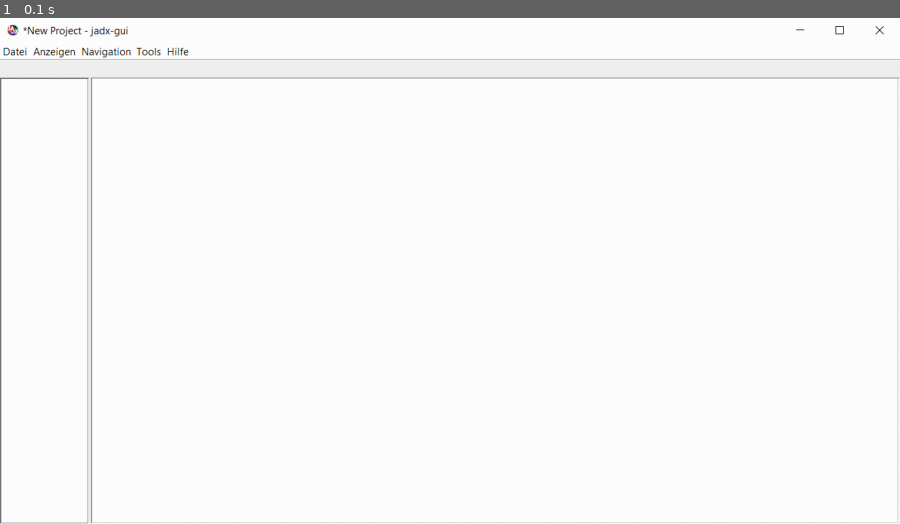
Above: before the commit, frame 1.
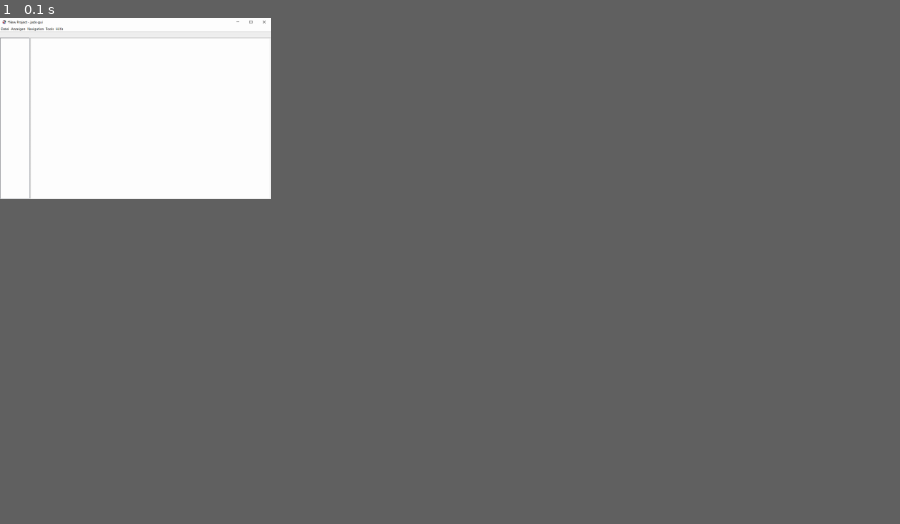
Above: after the commit, the same moment.

Repository: pdeubel/MonkeyTestingDummyApp
Game: pygame game, started from main.py
The game is run twice, just before and just after one commit, with the same random seed, the same clock (stepped at 60 frames per second) and the same inputs.
Inputs:
- Up to frame 1 (0.1 s): no input
In our replay, the window is 900x506 before the commit and 271x181 after it. These sizes can differ from the game's own. Grey fills any space a smaller window leaves; there, only what the larger window draws over its background counts as a difference.

The runs differ from the first frame. In frame 1, 1.9% of the frame differs, in the area x 0-100%, y 0-100%.

Commit message:
Change resolution to 400x268, add initial version of preferences window

Diff:
--- a/src/Application2.py
+++ b/src/Application2.py
@@ -27,6 +27,8 @@
         main_window_array = MatrixUtils.get_numpy_array_of_image('resources/drawables/main_window.png')
 
         uber_window_array = MatrixUtils.get_numpy_array_of_image('resources/drawables/window_über.png')
+
+        preferences_window_array = MatrixUtils.get_numpy_array_of_image('resources/drawables/window_preferences.png')
         close_uber_window_button_array = MatrixUtils.get_numpy_array_of_image(
             'resources/drawables/close_über_window_button.png')
         close_button_array = MatrixUtils.get_numpy_array_of_image(
@@ -81,6 +83,7 @@
 
         # Initialize components
         # --------------------------------------------------------------------------------------------------
+        """
         close_button = Button(close_button_array, np.array([242, 1]), reward=2, on_click_listener=close_window)
         close_uber_button = Button(close_uber_window_button_array, np.array([2, 259]), reward=2, on_click_listener=close_window)
         uber_window = Window(uber_window_array, [close_uber_button, close_button], np.array([818, 369]))
@@ -152,7 +155,80 @@
                                                dropdown_hilfe_clicked_array, reward=2)
 
         main_window_children.append(dropdown_button_hilfe)
-
+        """
+        close_button = Button(close_button_array, np.array([81, 0]), reward=2, on_click_listener=close_window)
+        close_uber_button = Button(close_uber_window_button_array, np.array([1, 86]), reward=2,
+                                   on_click_listener=close_window)
+        #uber_window = Window(uber_window_array, [close_uber_button, close_button], np.array([273, 123]))
+        uber_window = Window(preferences_window_array, [], np.array([2, 2]))
+
+        next_pos = 0
+        main_window_children = []
+
+        dropdown_button_datei_children = []
+        for i in range(0, 10):
+            dropdown_button_datei_children.append(
+                MenuButton(menu_button_other_unclicked_array, menu_button_other_clicked_array,
+                           reward=2))
+
+        dropdown_button_datei = DropdownButton(dropdown_datei_unclicked_array, np.array([next_pos, 12]),
+                                               dropdown_button_datei_children, self,
+                                               dropdown_datei_clicked_array, reward=2)
+
+        next_pos += dropdown_button_datei.width
+        main_window_children.append(dropdown_button_datei)
+
+        dropdown_button_anzeigen_children = []
+        for i in range(0, 3):
+            dropdown_button_anzeigen_children.append(
+                MenuButton(menu_button_other_unclicked_array, menu_button_other_clicked_array,
+                           reward=2))
+
+        dropdown_button_anzeigen = DropdownButton(dropdown_anzeigen_unclicked_array,
+                                                  np.array([next_pos, 12]),
+                                                  dropdown_button_anzeigen_children, self,
+                                                  dropdown_anzeigen_clicked_array, reward=2)
+
+        next_pos += dropdown_button_anzeigen.width
+        main_window_children.append(dropdown_button_anzeigen)
+
+        dropdown_button_navigation_children = []
+        for i in range(0, 4):
+            dropdown_button_navigation_children.append(
+                MenuButton(menu_button_other_unclicked_array, menu_button_other_clicked_array,
+                           reward=2))
+
+        dropdown_button_navigation = DropdownButton(dropdown_navigation_unclicked_array,
+                                                    np.array([next_pos, 12]),
+                                                    dropdown_button_navigation_children, self,
+                                                    dropdown_navigation_clicked_array, reward=2)
+
+        next_pos += dropdown_button_navigation.width
+        main_window_children.append(dropdown_button_navigation)
+
+        dropdown_button_tools_children = []
+        for i in range(0, 2):
+            dropdown_button_tools_children.append(
+                MenuButton(menu_button_other_unclicked_array, menu_button_other_clicked_array,
+                           reward=2))
+
+        dropdown_button_tools = DropdownButton(dropdown_tools_unclicked_array,
+                                               np.array([next_pos, 12]),
+                                               dropdown_button_tools_children, self,
+                                               dropdown_tools_clicked_array, reward=2)
+
+        next_pos += dropdown_button_tools.width
+        main_window_children.append(dropdown_button_tools)
+
+        menu_button_uber = MenuButton(menu_button_uber_unclicked_array, menu_button_uber_clicked_array, reward=2,
+                                      on_click_listener=open_uber)
+
+        dropdown_button_hilfe = DropdownButton(dropdown_hilfe_unclicked_array,
+                                               np.array([next_pos, 12]),
+                                               [menu_button_uber], self,
+                                               dropdown_hilfe_clicked_array, reward=2)
+
+        main_window_children.append(dropdown_button_hilfe)
         # --------------------------------------------------------------------------------------------------
         # Return main window
         return Window(main_window_array, main_window_children, np.array([0, 0]))
Binary file changed: resources/drawables/button_clicked.png
Binary file changed: resources/drawables/button_unclicked.png
Binary file changed: resources/drawables/chk_clicked.png
Binary file changed: resources/drawables/chk_clicked_dis.png
Binary file changed: resources/drawables/chk_unclicked.png
Binary file changed: resources/drawables/chk_unclicked_dis.png
Binary file changed: resources/drawables/close_window_button.png
Binary file changed: resources/drawables/close_window_button_unclicked.png
Binary file changed: resources/drawables/close_über_window_button.png
Binary file changed: resources/drawables/drpdwn_anzeigen.png
Binary file changed: resources/drawables/drpdwn_anzeigen_unclicked.png
Binary file changed: resources/drawables/drpdwn_datei_clicked.png
(and 41 more such lines)
